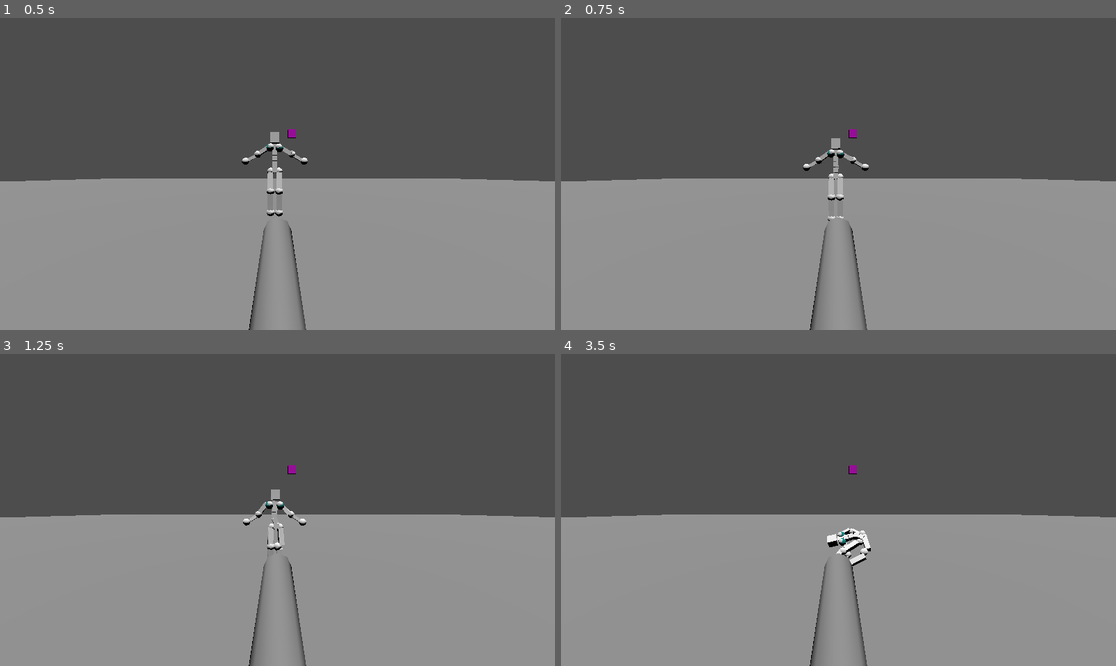
Above: before the commit, frames 1-4 (two rows, left to right).
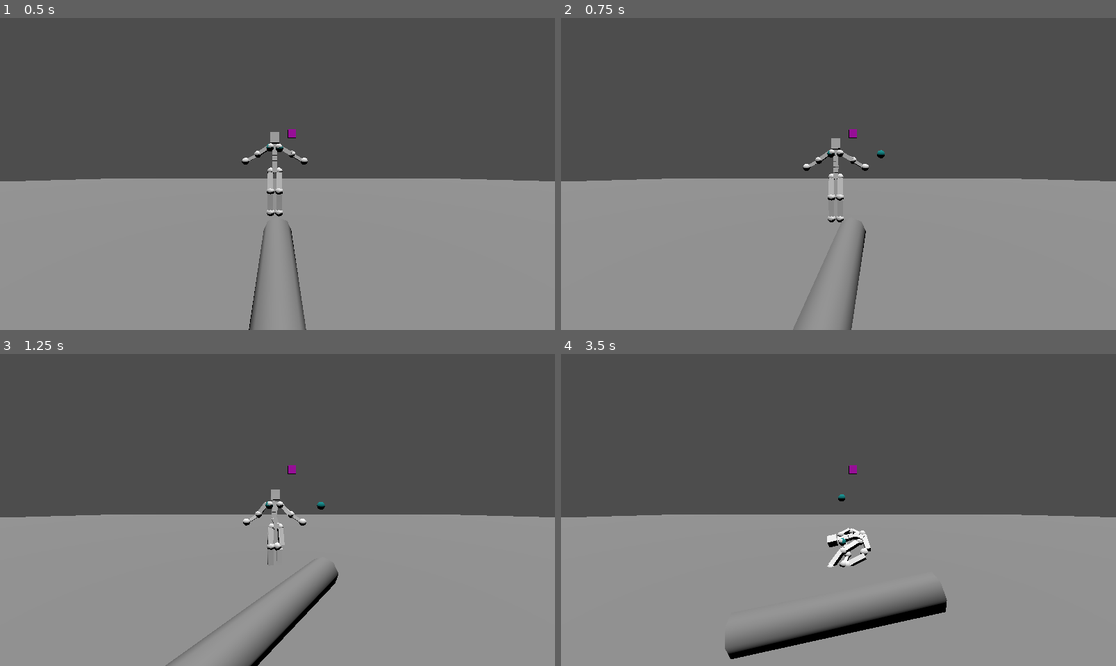
Above: after the commit, the same moments.

Repository: borbware/FGJ24
Game: Godot game, scene res://scenes/level_template.tscn
Same seed, same stepped clock (60 frames per second), same inputs: the game is played once before the commit and once after it.
Inputs:
- Up to frame 1 (0.5 s): no input
- Up to frame 2 (0.75 s): hold D (left_stick_right, bound only after the commit) from 0.53 s (still down)
- Up to frame 3 (1.25 s): keep holding D (left_stick_right, bound only after the commit)
- Up to frame 4 (3.5 s): release D (left_stick_right, bound only after the commit) at 1.28 s; hold S (left_stick_down, bound only after the commit) 1.28-2.03 s; hold D (left_stick_right, bound only after the commit) 2.03-2.78 s; hold W (left_stick_up, bound only after the commit) from 2.78 s (still down)

Frame 1 is identical in both runs. In frame 2, 0.9% of the frame differs, in the area x 41-59%, y 42-100%; in frame 3, 1.6%; in frame 4, 3.3%, in the area x 29-70%, y 44-100%.

Commit message:
add keyboard keymap

Diff:
--- a/project.godot
+++ b/project.godot
@@ -34,41 +34,49 @@
 left_stick_left={
 "deadzone": 0.5,
 "events": [Object(InputEventJoypadMotion,"resource_local_to_scene":false,"resource_name":"","device":-1,"axis":0,"axis_value":-1.0,"script":null)
+, Object(InputEventKey,"resource_local_to_scene":false,"resource_name":"","device":-1,"window_id":0,"alt_pressed":false,"shift_pressed":false,"ctrl_pressed":false,"meta_pressed":false,"pressed":false,"keycode":65,"physical_keycode":0,"key_label":0,"unicode":97,"echo":false,"script":null)
 ]
 }
 left_stick_right={
 "deadzone": 0.5,
 "events": [Object(InputEventJoypadMotion,"resource_local_to_scene":false,"resource_name":"","device":-1,"axis":0,"axis_value":1.0,"script":null)
+, Object(InputEventKey,"resource_local_to_scene":false,"resource_name":"","device":-1,"window_id":0,"alt_pressed":false,"shift_pressed":false,"ctrl_pressed":false,"meta_pressed":false,"pressed":false,"keycode":0,"physical_keycode":68,"key_label":0,"unicode":100,"echo":false,"script":null)
 ]
 }
 right_stick_left={
 "deadzone": 0.5,
 "events": [Object(InputEventJoypadMotion,"resource_local_to_scene":false,"resource_name":"","device":-1,"axis":2,"axis_value":-1.0,"script":null)
+, Object(InputEventKey,"resource_local_to_scene":false,"resource_name":"","device":-1,"window_id":0,"alt_pressed":false,"shift_pressed":false,"ctrl_pressed":false,"meta_pressed":false,"pressed":false,"keycode":0,"physical_keycode":4194319,"key_label":0,"unicode":0,"echo":false,"script":null)
 ]
 }
 right_stick_right={
 "deadzone": 0.5,
 "events": [Object(InputEventJoypadMotion,"resource_local_to_scene":false,"resource_name":"","device":-1,"axis":2,"axis_value":1.0,"script":null)
+, Object(InputEventKey,"resource_local_to_scene":false,"resource_name":"","device":-1,"window_id":0,"alt_pressed":false,"shift_pressed":false,"ctrl_pressed":false,"meta_pressed":false,"pressed":false,"keycode":0,"physical_keycode":4194321,"key_label":0,"unicode":0,"echo":false,"script":null)
 ]
 }
 left_stick_up={
 "deadzone": 0.5,
 "events": [Object(InputEventJoypadMotion,"resource_local_to_scene":false,"resource_name":"","device":-1,"axis":1,"axis_value":-1.0,"script":null)
+, Object(InputEventKey,"resource_local_to_scene":false,"resource_name":"","device":-1,"window_id":0,"alt_pressed":false,"shift_pressed":false,"ctrl_pressed":false,"meta_pressed":false,"pressed":false,"keycode":0,"physical_keycode":87,"key_label":0,"unicode":119,"echo":false,"script":null)
 ]
 }
 left_stick_down={
 "deadzone": 0.5,
 "events": [Object(InputEventJoypadMotion,"resource_local_to_scene":false,"resource_name":"","device":-1,"axis":1,"axis_value":1.0,"script":null)
+, Object(InputEventKey,"resource_local_to_scene":false,"resource_name":"","device":-1,"window_id":0,"alt_pressed":false,"shift_pressed":false,"ctrl_pressed":false,"meta_pressed":false,"pressed":false,"keycode":0,"physical_keycode":83,"key_label":0,"unicode":115,"echo":false,"script":null)
 ]
 }
 right_stick_up={
 "deadzone": 0.5,
 "events": [Object(InputEventJoypadMotion,"resource_local_to_scene":false,"resource_name":"","device":-1,"axis":3,"axis_value":-1.0,"script":null)
+, Object(InputEventKey,"resource_local_to_scene":false,"resource_name":"","device":-1,"window_id":0,"alt_pressed":false,"shift_pressed":false,"ctrl_pressed":false,"meta_pressed":false,"pressed":false,"keycode":0,"physical_keycode":4194320,"key_label":0,"unicode":0,"echo":false,"script":null)
 ]
 }
 right_stick_down={
 "deadzone": 0.5,
 "events": [Object(InputEventJoypadMotion,"resource_local_to_scene":false,"resource_name":"","device":-1,"axis":3,"axis_value":1.0,"script":null)
+, Object(InputEventKey,"resource_local_to_scene":false,"resource_name":"","device":-1,"window_id":0,"alt_pressed":false,"shift_pressed":false,"ctrl_pressed":false,"meta_pressed":false,"pressed":false,"keycode":0,"physical_keycode":4194322,"key_label":0,"unicode":0,"echo":false,"script":null)
 ]
 }
 left_shoulder={
